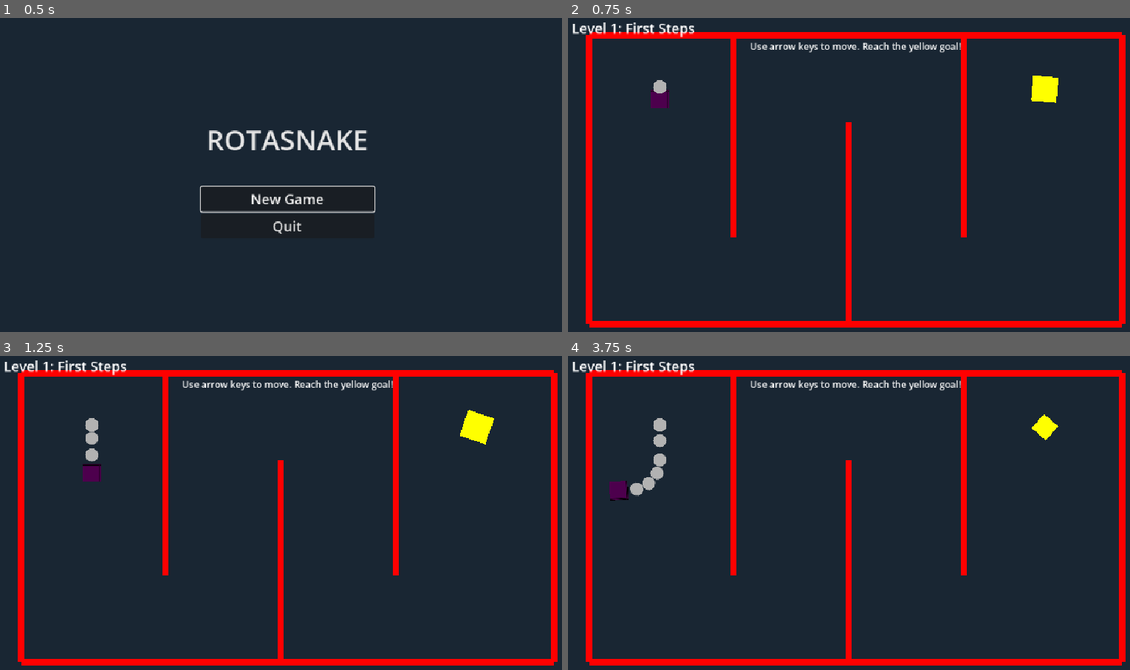
Above: before the commit, frames 1-4 (two rows, left to right).
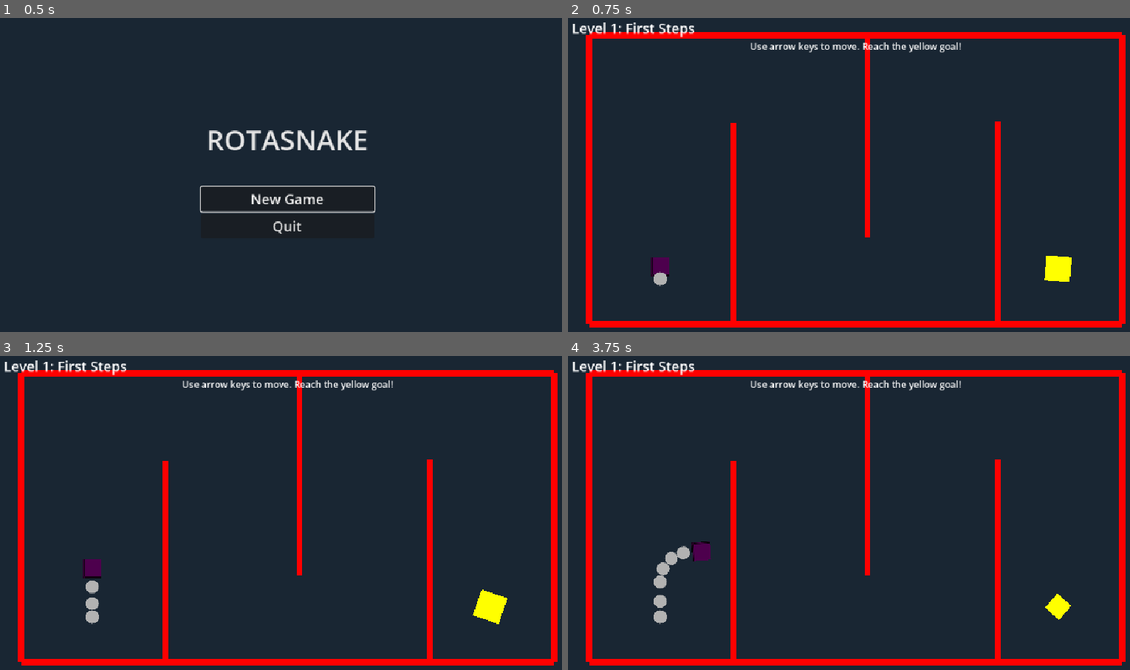
Above: after the commit, the same moments.

Repository: josephhagancreative/rotasnake
Game: Godot game, scene res://MainMenu.tscn
Same seed, same stepped clock (60 frames per second), same inputs: the game is played once before the commit and once after it.
Inputs:
- Up to frame 1 (0.5 s): no input
- Up to frame 2 (0.75 s): click "New Game" at 0.5 s
- Up to frame 3 (1.25 s): no input
- Up to frame 4 (3.75 s): tap Enter (ui_accept) at 1.25, 1.52, 2.27 s; hold Right (ui_right) 1.28-2.03 s; hold Left (ui_left) 2.03-2.78 s; hold Right (ui_right) 2.78-3.53 s; hold Up (ui_up) from 3.53 s (still down)

Frame 1 is identical in both runs. In frame 2, 4.4% of the frame differs, in the area x 14-90%, y 6-97%; in frame 3, 4.9%; in frame 4, 4.9%, in the area x 7-90%, y 6-97%.

Commit message:
update level 1

Diff:
--- a/levels/Level1.tscn
+++ b/levels/Level1.tscn
@@ -9,11 +9,11 @@
 script = ExtResource("1_b84ys")
 
 [node name="Goal" parent="." index="2"]
-position = Vector2(840, 143)
+position = Vector2(863, 454)
 
 [node name="SnakeStartPoint" parent="." index="4" instance=ExtResource("3_snakestartpoint")]
-position = Vector2(173, 139)
-rotation = 1.57079
+position = Vector2(173, 472)
+rotation = 4.71238
 
 [node name="WallTop" parent="." index="5" instance=ExtResource("4_levelwall")]
 position = Vector2(512, 50)
@@ -36,19 +36,19 @@
 wall_rotation = 90.0
 
 [node name="WallMaze1" parent="." index="9" instance=ExtResource("4_levelwall")]
-position = Vector2(300, 225)
+position = Vector2(300, 376)
 rotation = 1.5708
 wall_length = 350.0
 wall_rotation = 90.0
 
 [node name="WallMaze2" parent="." index="10" instance=ExtResource("4_levelwall")]
-position = Vector2(500, 375)
+position = Vector2(533, 225)
 rotation = 1.5708
 wall_length = 350.0
 wall_rotation = 90.0
 
 [node name="WallMaze3" parent="." index="11" instance=ExtResource("4_levelwall")]
-position = Vector2(700, 225)
+position = Vector2(758, 374)
 rotation = 1.5708
 wall_length = 350.0
 wall_rotation = 90.0
